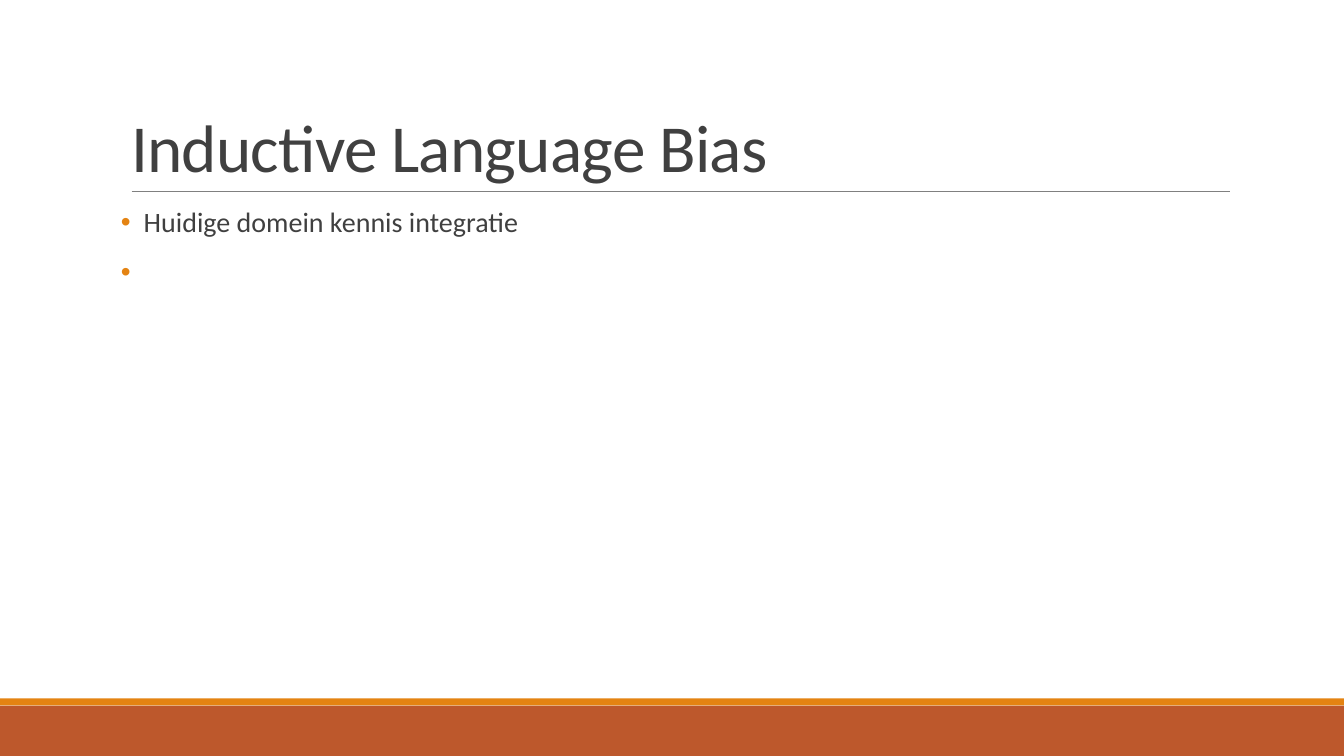
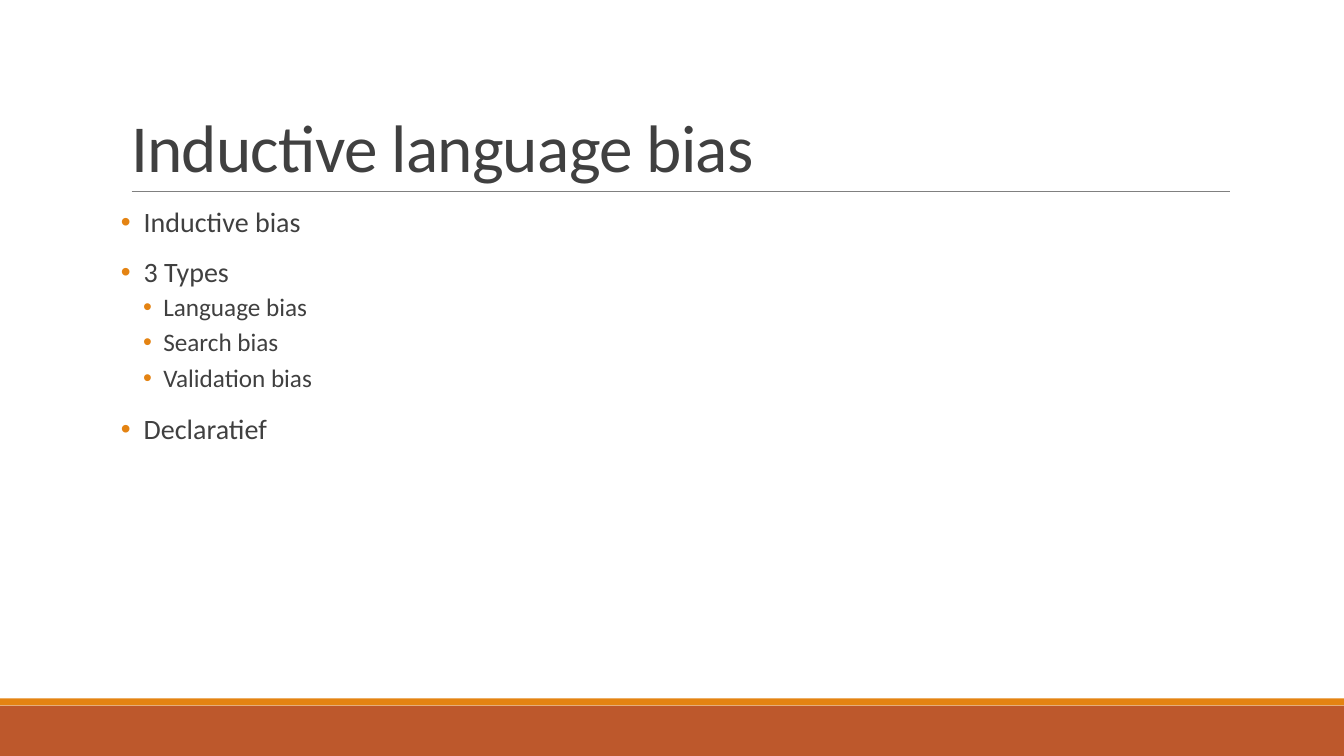
Before and after one commit to TomDeGroote/Bachelorproef, a slide deck: slide 21 of Opdracht 2/Literatuurstudie.pptx. Drawn at 1344x756 pixels with LibreOffice and Linux fonts; fonts in the diff are those of the drawing. Boxes give left, top, right and bottom in pixels: in the first picture for what was removed or moved away, otherwise in the second. Text is boxed around its words. In the diff, an @@ line names an element or a change of style, - is before the commit and + after.

```diff
--- a/Opdracht 2/Literatuurstudie.pptx
+++ b/Opdracht 2/Literatuurstudie.pptx
@@ title at (x1=131, y1=125, x2=754, y2=184): text changed @@
-Inductive Language Bias
+Inductive language bias
@@ text at (x1=144, y1=212, x2=312, y2=439): text changed; size 20 to 18 pt @@
-• Huidige domein kennis integratie
+• Inductive bias
+• 3 Types
+  • Language bias
+  • Search bias
+  • Validation bias
+• Declaratief
```
Also in this commit, not shown: 7 other slides changed, 1 slide added, 1 slide removed, 4 other files.
